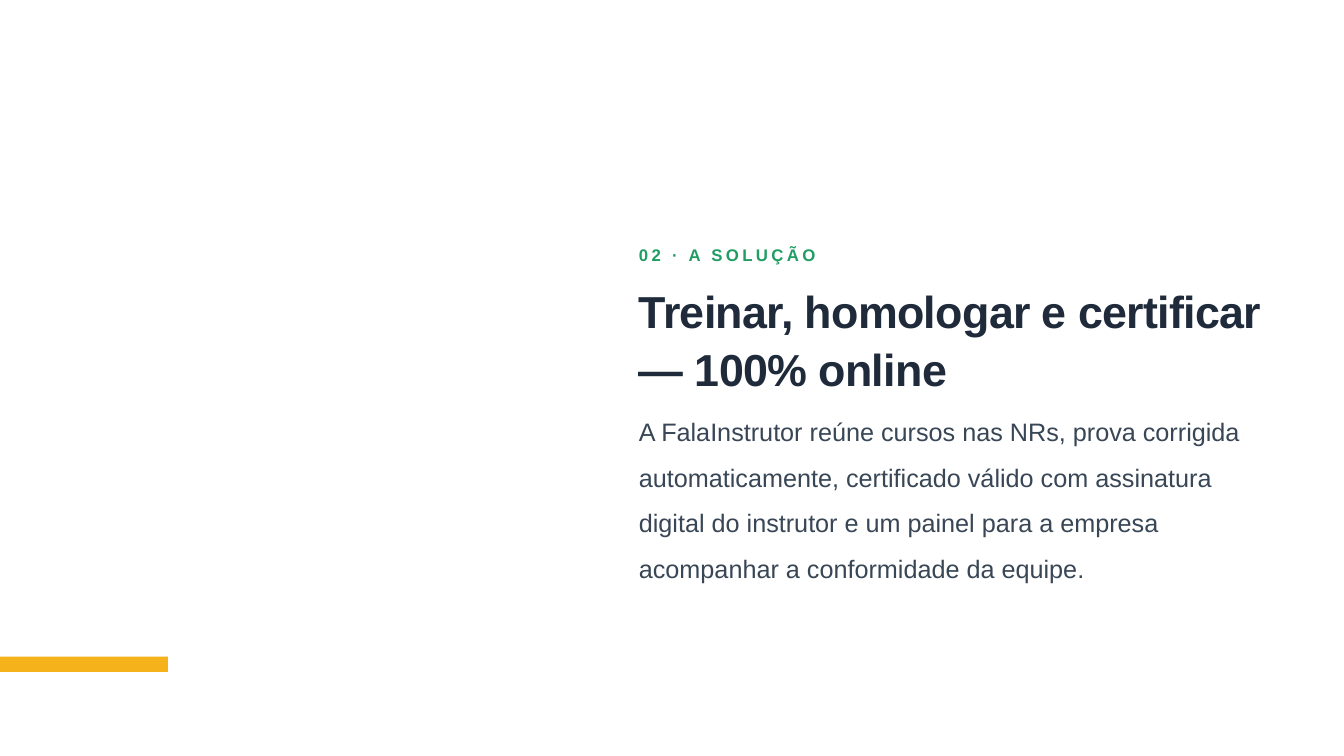
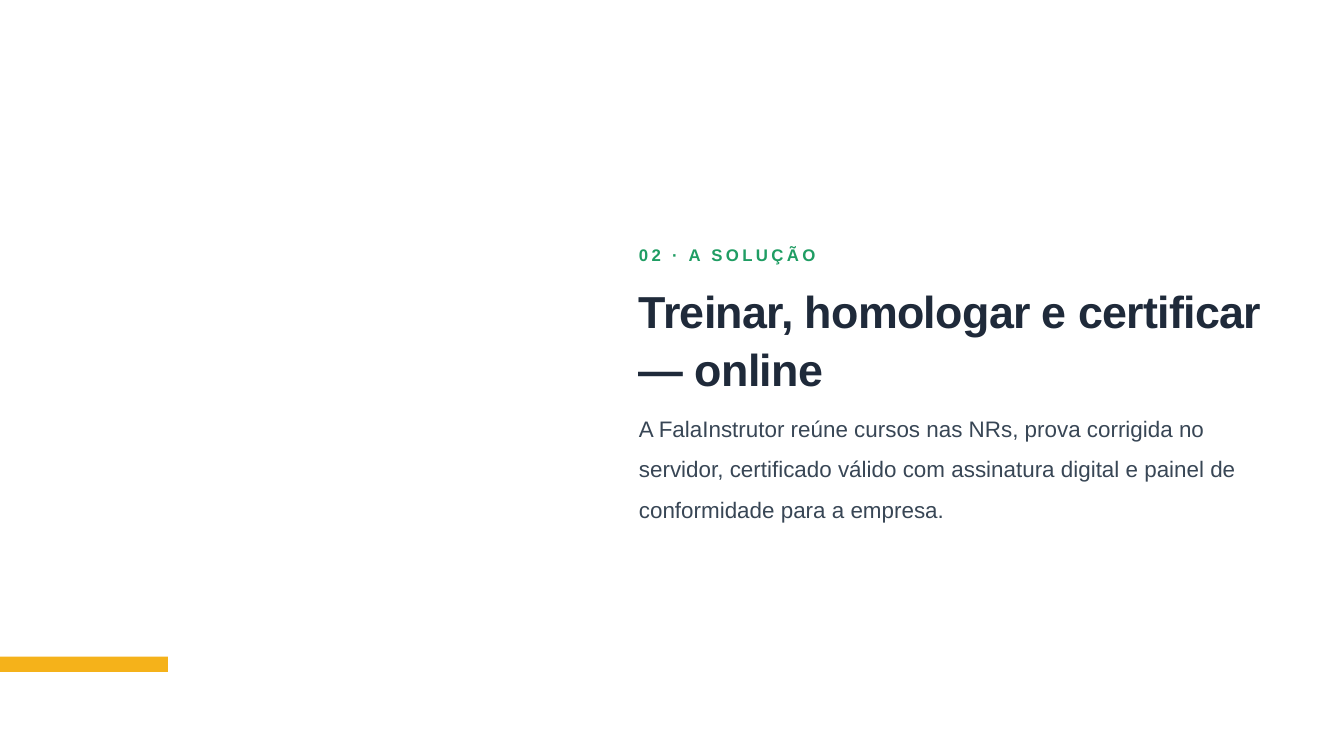
Before and after one commit to Adriano2/FALAINSTRUTOR-UNIFICADO, a slide deck: slide 5 of docs/FalaInstrutor-Pitch.pptx. Drawn at 1344x756 pixels with LibreOffice and Linux fonts; fonts in the diff are those of the drawing. Boxes give left, top, right and bottom in pixels: in the first picture for what was removed or moved away, otherwise in the second. Text is boxed around its words. In the diff, an @@ line names an element or a change of style, - is before the commit and + after.

```diff
--- a/docs/FalaInstrutor-Pitch.pptx
+++ b/docs/FalaInstrutor-Pitch.pptx
@@ text at bbox=[639, 295, 1261, 387]: text changed @@
-Treinar, homologar e certificar — 100% online
+Treinar, homologar e certificar — online
@@ text at bbox=[639, 420, 1235, 523]: text changed; size 27 to 24 pt @@
-A FalaInstrutor reúne cursos nas NRs, prova corrigida automaticamente, certificado válido com assinatura digital do instrutor e um painel para a empresa acompanhar a conformidade da equipe.
+A FalaInstrutor reúne cursos nas NRs, prova corrigida no servidor, certificado válido com assinatura digital e painel de conformidade para a empresa.
```
Also in this commit, not shown: 5 other slides changed.
